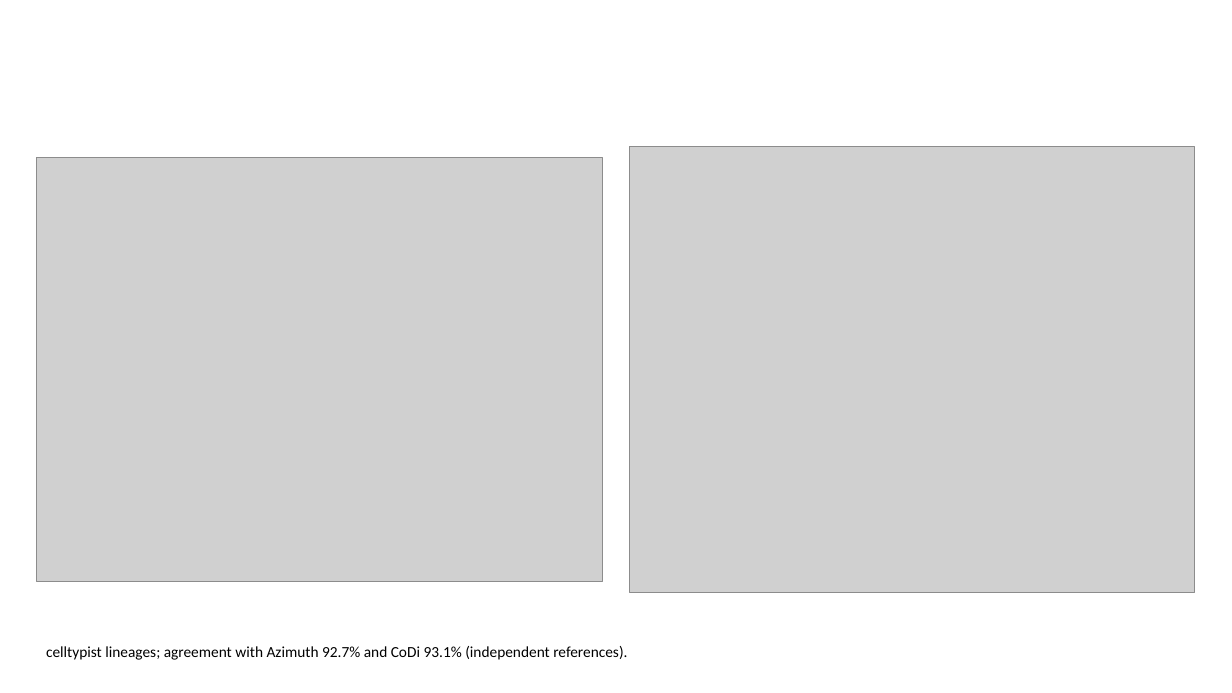
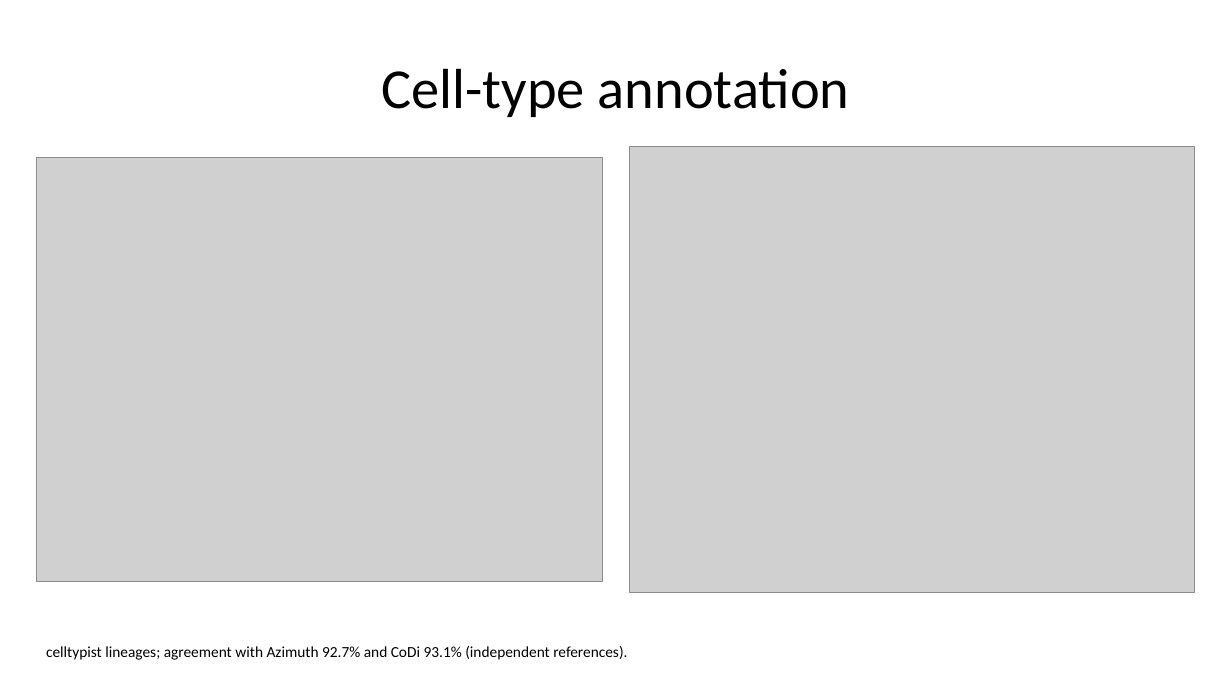
Before and after one commit to MegatronJeremy/ANOA-ANO, a slide deck: slide 7 of results/slides/GI_nanoplastic.pptx. Drawn at 1232x693 pixels with LibreOffice and Linux fonts; fonts in the diff are those of the drawing; grey boxes stand for pictures. Boxes give left, top, right and bottom in pixels: in the first picture for what was removed or moved away, otherwise in the second. Text is boxed around its words. In the diff, an @@ line names an element or a change of style, - is before the commit and + after.

```diff
--- a/results/slides/GI_nanoplastic.pptx
+++ b/results/slides/GI_nanoplastic.pptx
@@ title added at <box>382,68,850,117</box>, 44 pt, text #000000 @@
+Cell-type annotation
```
Also in this commit, not shown: 7 other slides changed, 5 slides added, 5 slides removed, 1 other file.
